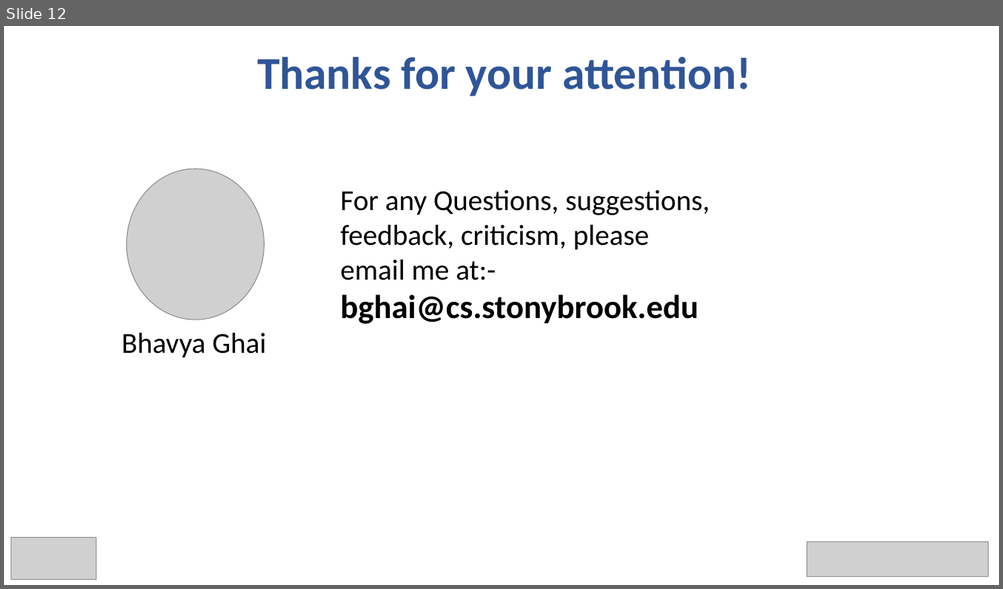
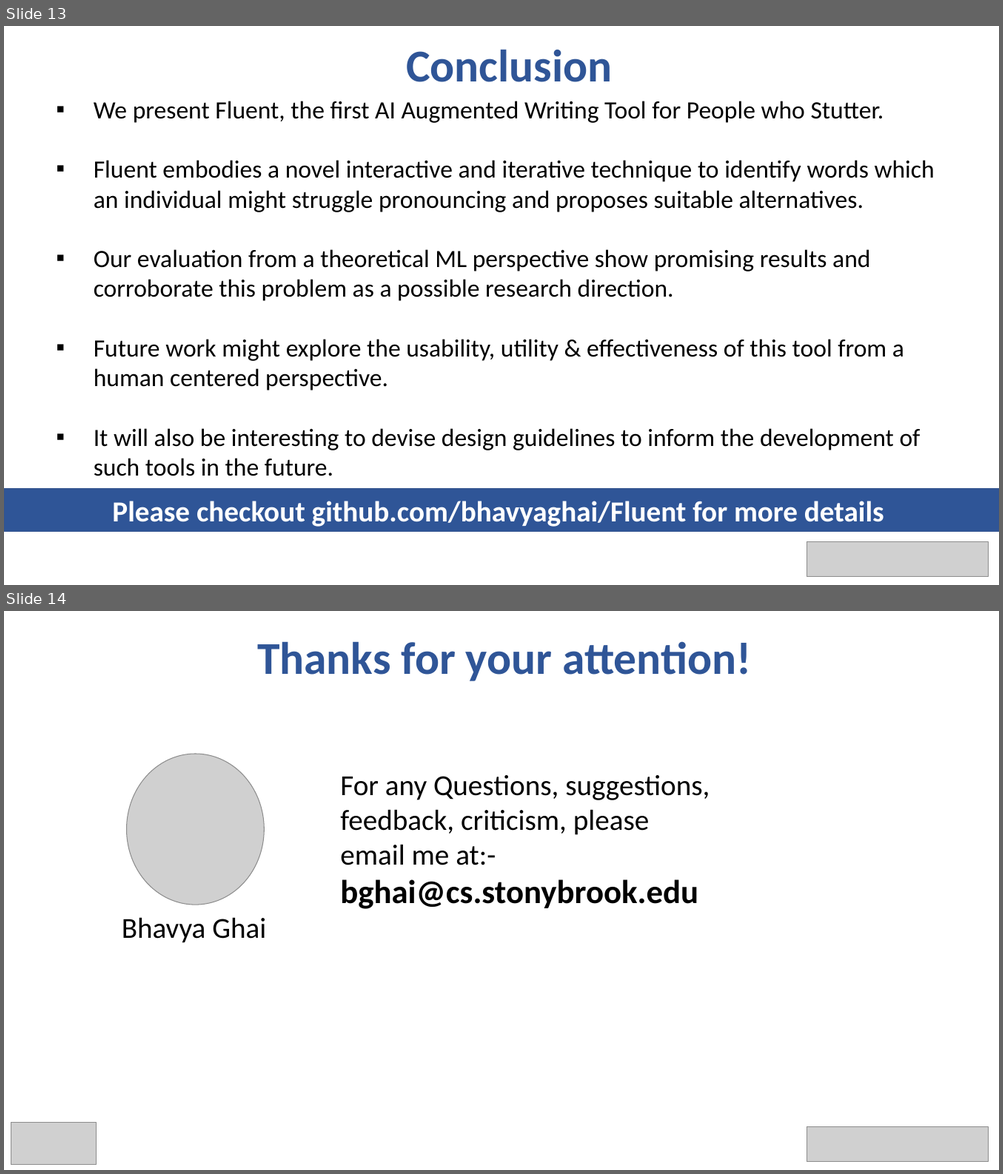
Before and after one commit to bhavyaghai/Fluent, a slide deck: presentation/presentation.pptx. Shown one above the other, each under a label of ours: slide 12 before the commit, slides 13 and 14 after it. The pictures are 1003x589 and 1003x1174 pixels, drawn with LibreOffice and Linux fonts; fonts in the diff are those of the drawing; grey boxes stand for pictures. Boxes give left, top, right and bottom in pixels: in the first picture for what was removed or moved away, otherwise in the second. Text is boxed around its words. In the diff, an @@ line names an element or a change of style, - is before the commit and + after.

```diff
--- a/presentation/presentation.pptx
+++ b/presentation/presentation.pptx
@@ slide 13 added at (x1=4, y1=26, x2=999, y2=585), background #FFFFFF @@
@@ text added at (x1=406, y1=49, x2=612, y2=82), 44 pt, text #2F5597, bold @@
+Conclusion
@@ text added at (x1=94, y1=101, x2=934, y2=477), 24 pt, text #000000 @@
+▪ We present Fluent, the first AI Augmented Writing Tool for People who Stutter.
+▪ Fluent embodies a novel interactive and iterative technique to identify words which an individual might struggle pronouncing and proposes suitable alternatives.
+▪ Our evaluation from a theoretical ML perspective show promising results and corroborate this problem as a possible research direction.
+▪ Future work might explore the usability, utility & effectiveness of this tool from a human centered perspective.
+▪ It will also be interesting to devise design guidelines to inform the development of such tools in the future.
@@ rectangle added at (x1=4, y1=489, x2=999, y2=532), fill #2F5597, outline #325491 1 pt, 28 pt, text #FFFFFF, bold @@
+Please checkout github.com/bhavyaghai/Fluent for more details
@@ picture added at (x1=807, y1=543, x2=988, y2=577) @@
@@ what was slide 12 is now slide 14 @@
```
Also in this commit, not shown: 8 slides changed, 6 other slides added, 1 slide removed, 1 other file.
